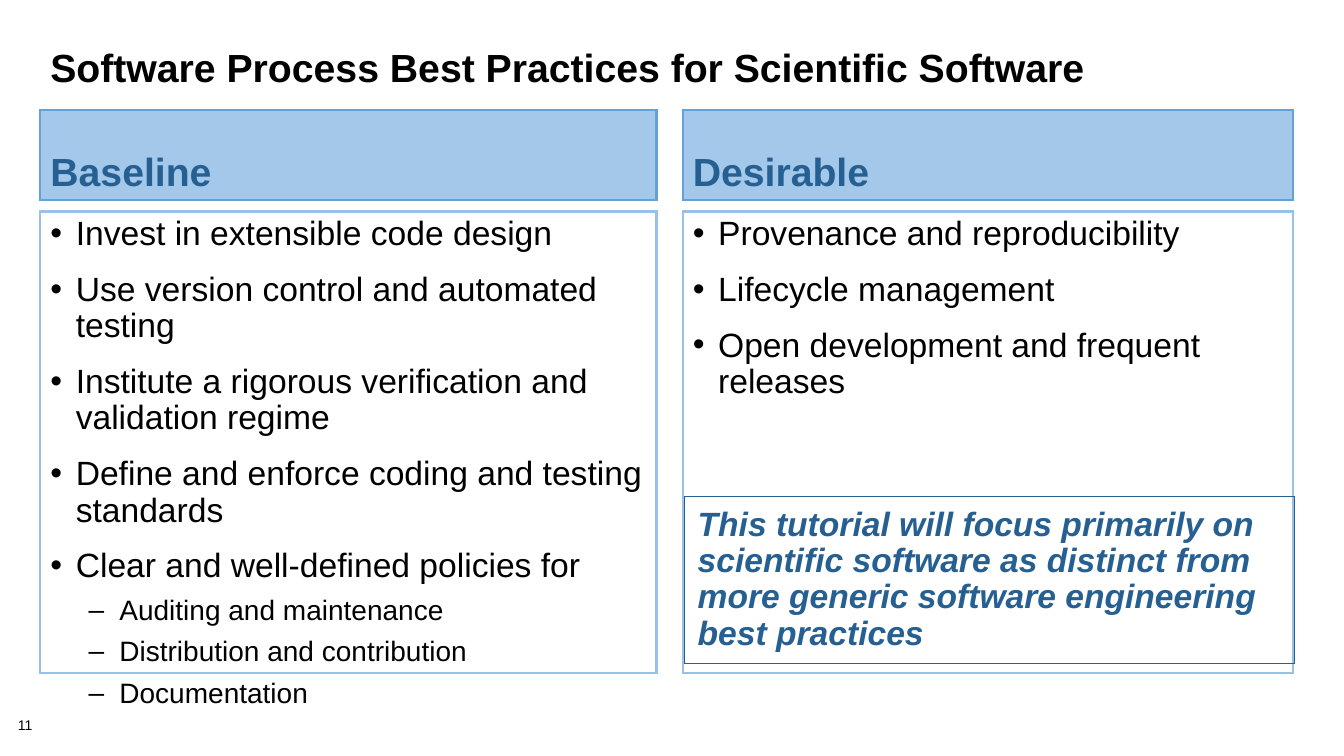
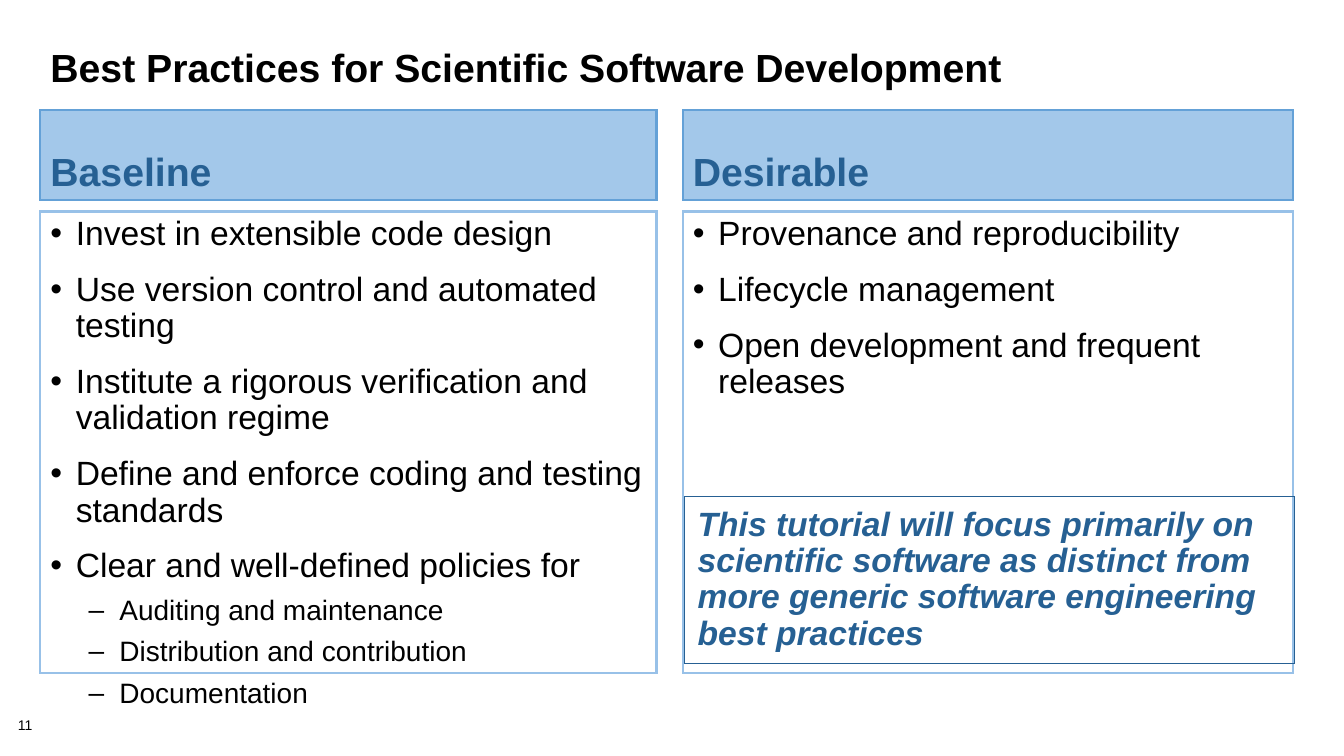
Before and after one commit to betterscientificsoftware/bssw-tutorial, a slide deck: slide 11 of presentations/01-overview.pptx. Drawn at 1344x756 pixels with LibreOffice and Linux fonts; fonts in the diff are those of the drawing; background and template pictures are left out. Boxes give left, top, right and bottom in pixels: in the first picture for what was removed or moved away, otherwise in the second. Text is boxed around its words. In the diff, an @@ line names an element or a change of style, - is before the commit and + after.

```diff
--- a/presentations/01-overview.pptx
+++ b/presentations/01-overview.pptx
@@ title at bbox=[50, 53, 1001, 90]: text changed @@
-Software Process Best Practices for Scientific Software
+Best Practices for Scientific Software Development
```
Also in this commit, not shown: 1 slide added, 1 other file.
